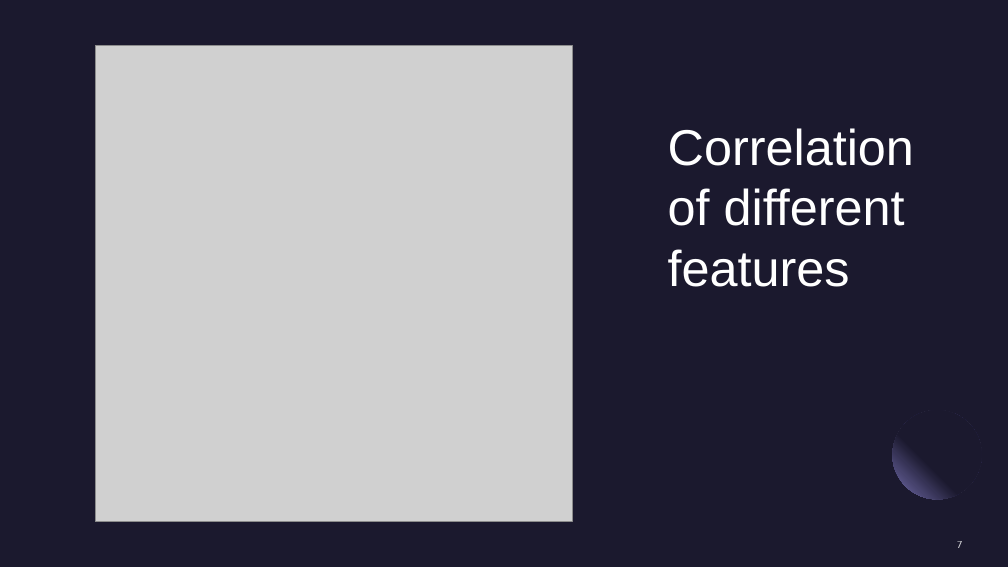
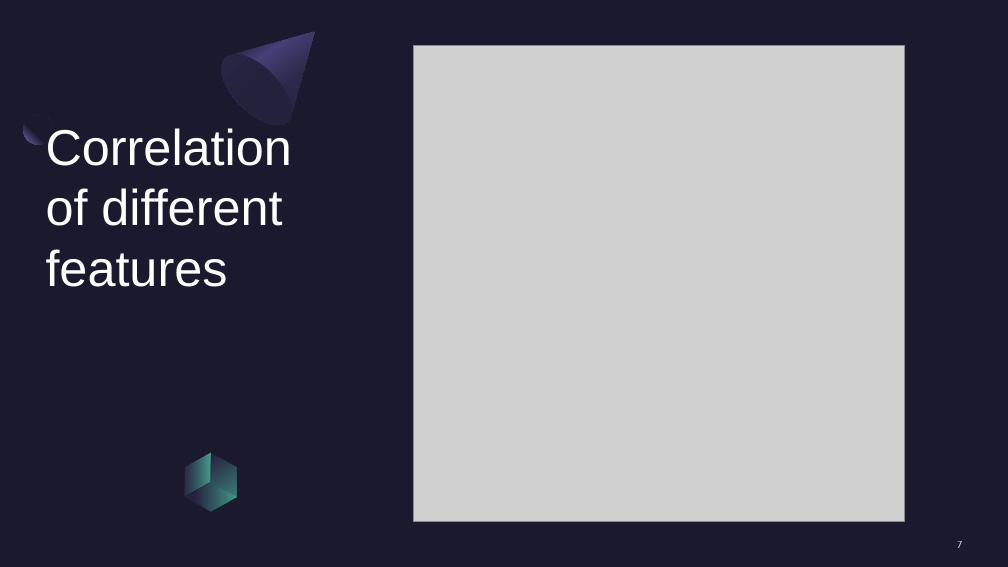
Before and after one commit to andrew-voortman/ML_Loan_Prediction_Model, a slide deck: slide 7 of Machine Learning Loan Predictions PP.pptx. Drawn at 1008x567 pixels with LibreOffice and Linux fonts; fonts in the diff are those of the drawing; grey boxes stand for pictures. Boxes give left, top, right and bottom in pixels: in the first picture for what was removed or moved away, otherwise in the second. Text is boxed around its words. In the diff, an @@ line names an element or a change of style, - is before the commit and + after.

```diff
--- a/Machine Learning Loan Predictions PP.pptx
+++ b/Machine Learning Loan Predictions PP.pptx
@@ freeform shape added at (x1=209, y1=0, x2=346, y2=137), fill gradient #2C284A to #454075 to #1B192E @@
@@ title "Correlation of different features" moved from (x1=668, y1=128, x2=914, y2=287) to (x1=46, y1=128, x2=292, y2=287) @@
@@ picture removed at (x1=95, y1=45, x2=572, y2=522) @@
@@ ellipse added at (x1=209, y1=43, x2=304, y2=137), fill gradient #23213C to #2C284A @@
@@ picture added at (x1=414, y1=45, x2=905, y2=522) @@
@@ ellipse added at (x1=23, y1=115, x2=53, y2=144), fill gradient #1B192E to #7771B2 @@
@@ ellipse removed at (x1=893, y1=410, x2=982, y2=499) @@
@@ freeform shape added at (x1=198, y1=445, x2=250, y2=505), fill gradient #2C284A to #5BEFC1 @@
@@ freeform shape added at (x1=172, y1=453, x2=223, y2=497), fill gradient #2C284A to #5BEFC1 @@
@@ freeform shape added at (x1=185, y1=475, x2=237, y2=519), fill gradient #2C284A to #5BEFC1 @@
```
Also in this commit, not shown: 5 other slides changed, 8 slides added, 2 slides removed.
